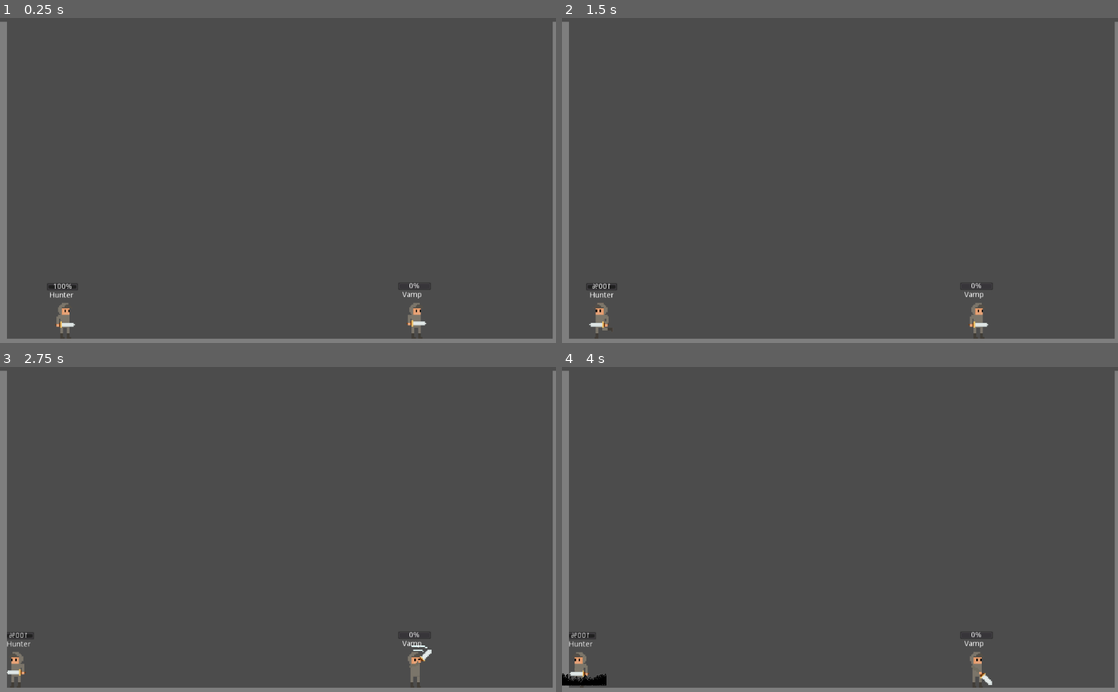
Above: before the commit, frames 1-4 (two rows, left to right).
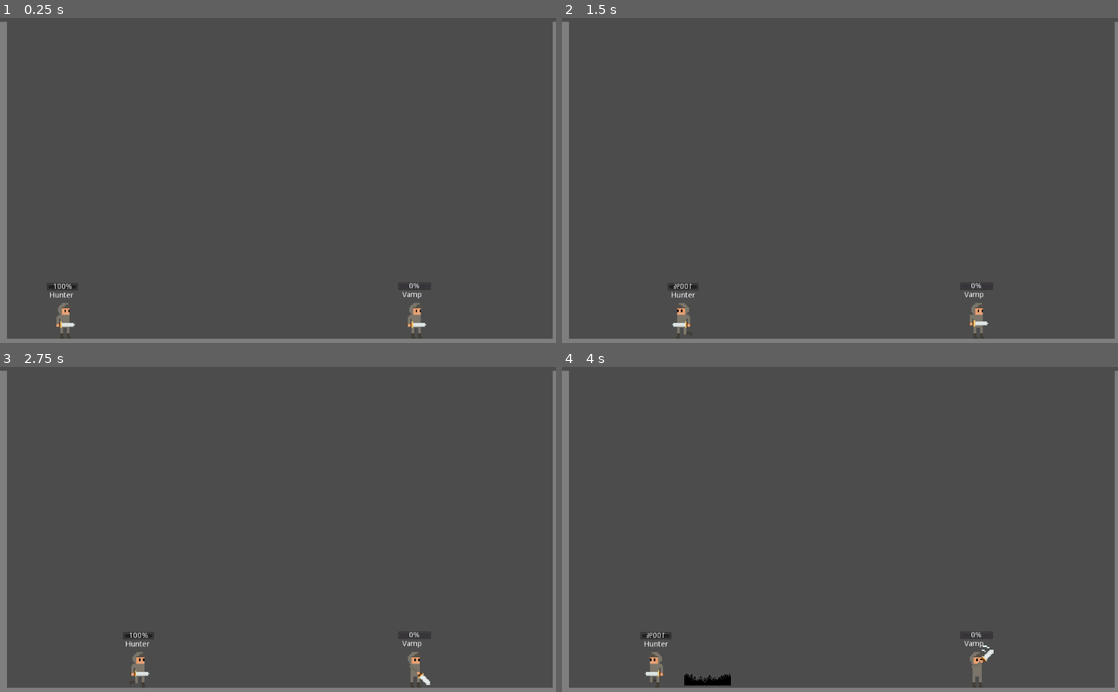
Above: after the commit, the same moments.

Repository: Arberesto/OLD51-prejam
Game: Godot game, scene res://src/Scenes/Main.tscn
The game is run twice, just before and just after one commit, with the same random seed, the same clock (stepped at 60 frames per second) and the same inputs.
Inputs:
- Up to frame 1 (0.25 s): no input
- Up to frame 2 (1.5 s): hold Right (move_h_right, bound only after the commit) 0.53-1.28 s; tap E (e) at 0.6 s; tap R (r) at 0.8, 1.35 s; hold Left (move_h_left) from 1.28 s (still down)
- Up to frame 3 (2.75 s): tap T (t) at 1.55, 2.1 s; release Left (move_h_left) at 2.03 s; hold Right (move_h_right, bound only after the commit) from 2.03 s (still down); tap F (vamp_attack) at 2.3 s
- Up to frame 4 (4 s): release Right (move_h_right, bound only after the commit) at 2.78 s; hold Insert (setup_trap) 2.78-3.53 s; tap F (vamp_attack) at 2.85 s; tap W (w) at 3.05, 3.6 s; hold Left (move_h_left) from 3.53 s (still down); tap E (e) at 3.8 s

The runs differ from the first frame. In frame 1, less than 0.1% of the frame differs, in the area x 73-77%, y 91-96%; in frame 2, 0.6%; in frame 3, 0.7%; in frame 4, 1.1%, in the area x 0-78%, y 81-99%.

Commit message:
Ускорил анимацию и сделал поменьше урон вампиру

Diff:
--- a/project.godot
+++ b/project.godot
@@ -34,7 +34,7 @@
 
 move_h_right={
 "deadzone": 0.5,
-"events": [ Object(InputEventKey,"resource_local_to_scene":false,"resource_name":"","device":0,"alt":false,"shift":false,"control":false,"meta":false,"command":false,"pressed":false,"scancode":0,"physical_scancode":16777356,"unicode":0,"echo":false,"script":null)
+"events": [ Object(InputEventKey,"resource_local_to_scene":false,"resource_name":"","device":0,"alt":false,"shift":false,"control":false,"meta":false,"command":false,"pressed":false,"scancode":16777233,"physical_scancode":0,"unicode":0,"echo":false,"script":null)
  ]
 }
 move_h_left={
--- a/src/Player/Vamp.gd
+++ b/src/Player/Vamp.gd
@@ -5,7 +5,7 @@
 
 const SPEED := 200
 const JUMP_STRENGTH := -300.0
-const damage = 50
+const damage = 20
 const dodge_cd_value = 5
 
 var GRAVITY := 600
@@ -84,7 +84,7 @@
 	#player.instance()
 func _handle_skills():
 	if Input.is_action_just_pressed("vamp_attack") and (player_substate in attack_allowed_substates):
-		attack_time.start(2)
+		attack_time.start(0.5)
 		attack_hitbox.monitoring = 1
 		player_substate = "attacking"
 		animation.play("Attack")
--- a/src/Player/Vamp.tscn
+++ b/src/Player/Vamp.tscn
@@ -29,11 +29,6 @@
 
 [sub_resource type="SpriteFrames" id=2]
 animations = [ {
-"frames": [ ExtResource( 12 ), ExtResource( 17 ), ExtResource( 14 ), ExtResource( 9 ), ExtResource( 19 ), ExtResource( 15 ), ExtResource( 10 ), ExtResource( 16 ), ExtResource( 11 ), ExtResource( 13 ) ],
-"loop": true,
-"name": "Attack",
-"speed": 5.0
-}, {
 "frames": [ ExtResource( 20 ), ExtResource( 22 ), ExtResource( 23 ), ExtResource( 21 ) ],
 "loop": true,
 "name": "Dodge",
@@ -48,6 +43,11 @@
 "loop": true,
 "name": "Run",
 "speed": 5.0
+}, {
+"frames": [ ExtResource( 12 ), ExtResource( 17 ), ExtResource( 14 ), ExtResource( 9 ), ExtResource( 19 ), ExtResource( 15 ), ExtResource( 10 ), ExtResource( 16 ), ExtResource( 11 ), ExtResource( 13 ) ],
+"loop": true,
+"name": "Attack",
+"speed": 20.0
 } ]
 
 [sub_resource type="Animation" id=6]
@@ -164,7 +164,6 @@
 scale = Vector2( 0.150879, 0.150879 )
 frames = SubResource( 2 )
 animation = "Idle"
-frame = 1
 playing = true
 
 [node name="AnimationPlayer" type="AnimationPlayer" parent="."]
